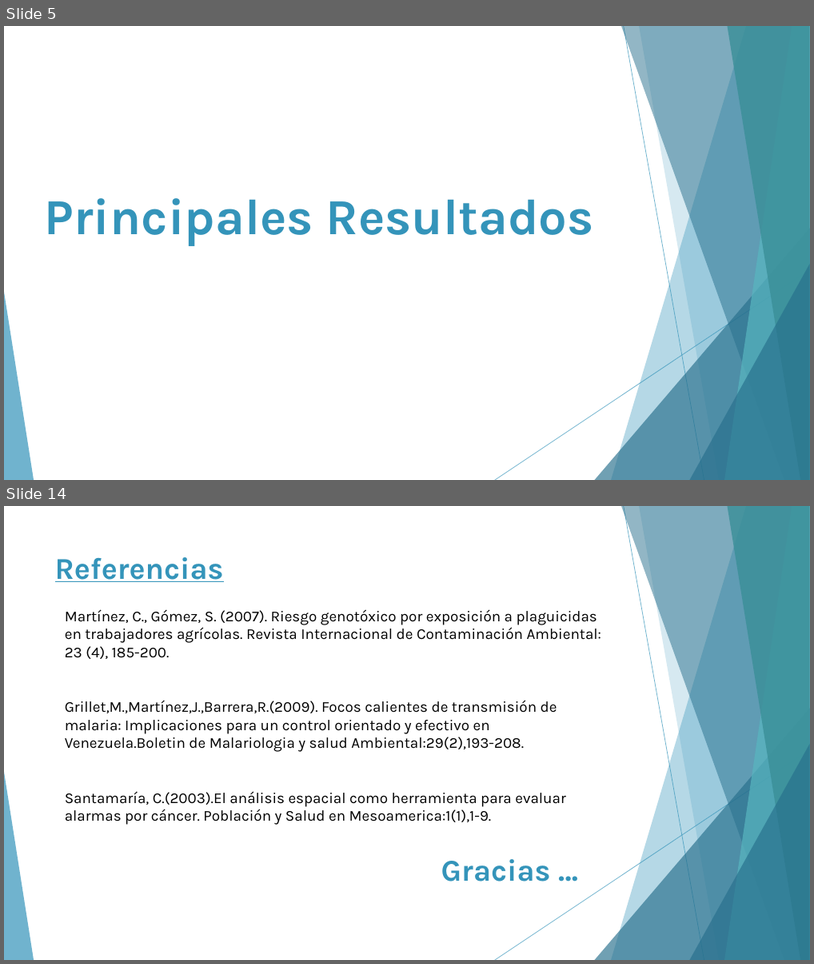
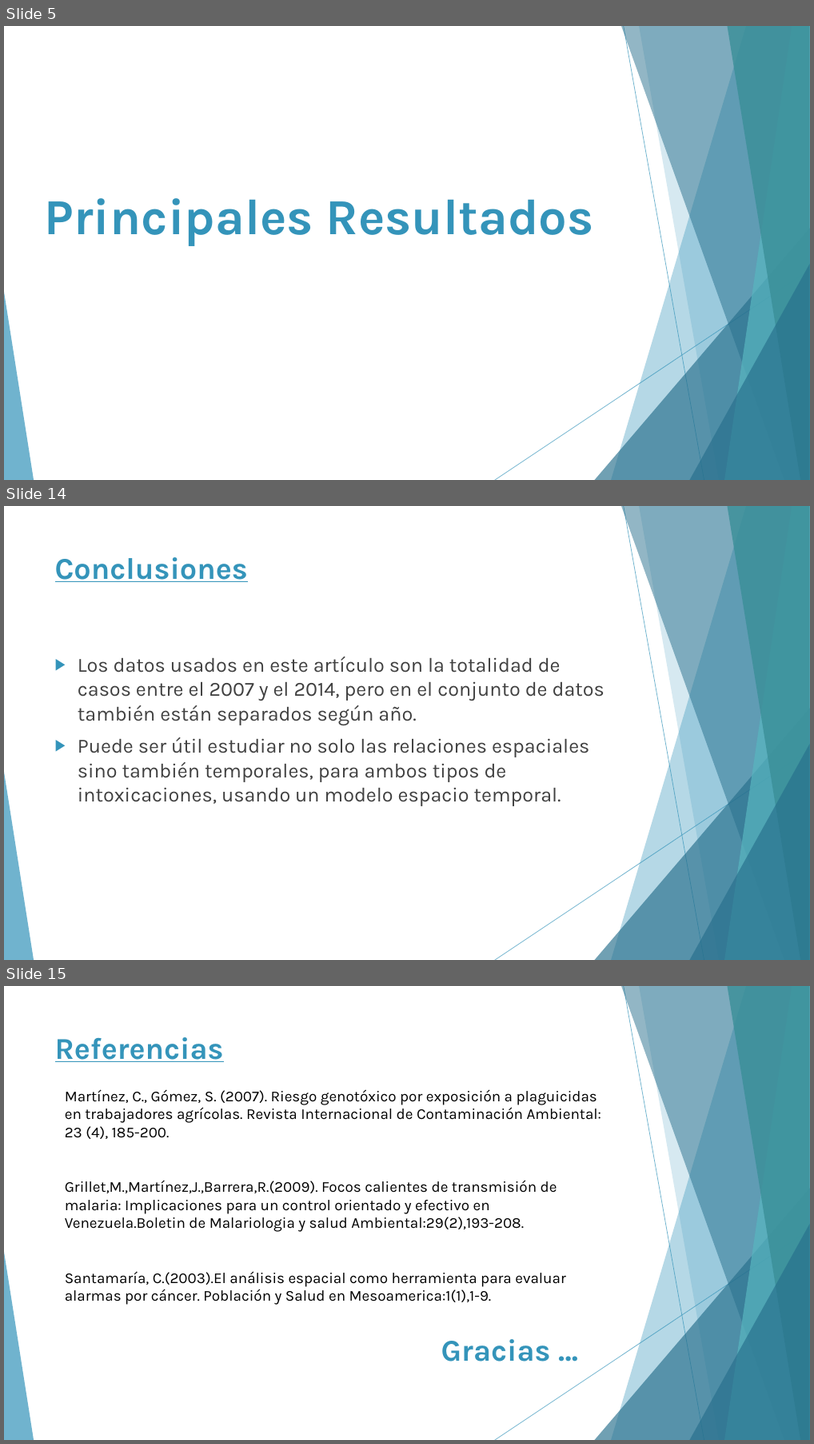
Before and after one commit to andresarguedas/Intoxicaciones-CR-2007-2014, a slide deck: Presentación - Intoxicaciones.pptx. Shown one above the other, each under a label of ours: slides 5 and 14 before the commit, slides 5, 14 and 15 after it; the slides between them are not shown. The pictures are 814x964 and 814x1444 pixels, drawn with LibreOffice and Linux fonts; fonts in the diff are those of the drawing. Boxes give left, top, right and bottom in pixels: in the first picture for what was removed or moved away, otherwise in the second. Text is boxed around its words. In the diff, an @@ line names an element or a change of style, - is before the commit and + after.

Commit message:
Documento final y presentacion para proyecto 4

```diff
--- a/Presentación - Intoxicaciones.pptx
+++ b/Presentación - Intoxicaciones.pptx
@@ slide 14 added at [4,506,810,960], background #FFFFFF; not listed: 10 template elements that a slide beside it also shows @@
@@ title added at [55,557,248,582], 36 pt, text #3494BA, bold, underline @@
+Conclusiones
@@ text added at [78,656,605,806], 24 pt, text #404040 @@
+▶ Los datos usados en este artículo son la totalidad de casos entre el 2007 y el 2014, pero en el conjunto de datos también están separados según año.
+▶ Puede ser útil estudiar no solo las relaciones espaciales sino también temporales, para ambos tipos de intoxicaciones, usando un modelo espacio temporal.
@@ what was slide 14 is now slide 15 @@
```
Also in this commit, not shown: 1 slide changed, 8 other slides added, 8 slides removed, 4 other files.
